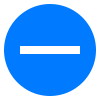
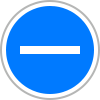
Layers edited between the first and the second 100 x 100 image:
added layer "Ellipse 1 Kopie" above "Ellipse 1" over [left=0, top=0, right=100, bottom=100]
painted on "Ellipse 1" over [left=4, top=4, right=96, bottom=96]
